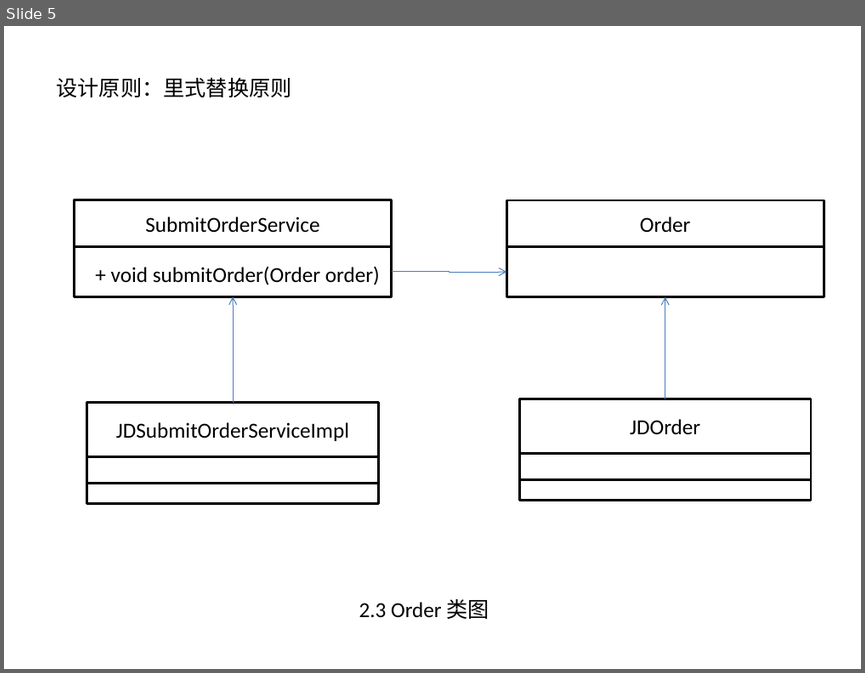
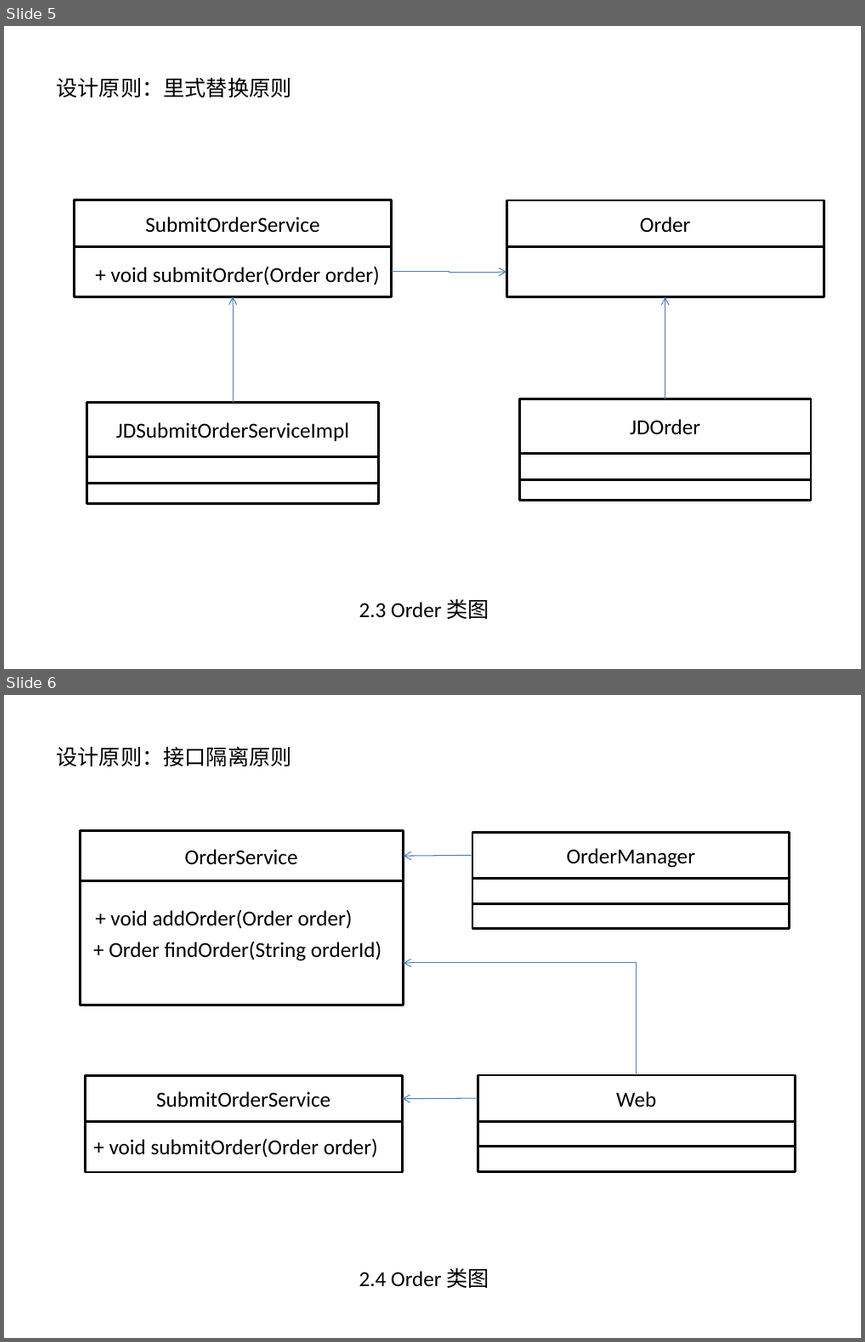
Before and after one commit to zdRan/OneMall, a slide deck: img/可编辑图片.pptx. Shown one above the other, each under a label of ours: slide 5 before the commit, slides 5 and 6 after it. The pictures are 865x673 and 865x1342 pixels, drawn with LibreOffice and Linux fonts; fonts in the diff are those of the drawing. Boxes give left, top, right and bottom in pixels: in the first picture for what was removed or moved away, otherwise in the second. Text is boxed around its words. In the diff, an @@ line names an element or a change of style, - is before the commit and + after.

Commit message:
添加类图

```diff
--- a/img/可编辑图片.pptx
+++ b/img/可编辑图片.pptx
@@ slide 6 added at box(4, 695, 861, 1338), background #FFFFFF @@
@@ text added at box(56, 746, 291, 766), 18 pt, text #000000 @@
+设计原则：接口隔离原则
@@ rectangle added at box(472, 832, 789, 879), fill #FFFFFF, outline #000000 2 pt, 18 pt, text #000000 @@
+OrderManager
@@ arrow added from (472, 855) to (404, 857), #4B7EBC 0.75 pt @@
@@ rectangle added at box(472, 879, 789, 929), fill #FFFFFF, outline #000000 2 pt @@
@@ rectangle added at box(472, 879, 789, 903), fill #FFFFFF, outline #000000 2 pt @@
@@ group added at box(80, 830, 403, 1004): 2 rectangles, 2 texts @@
+OrderService
++ void addOrder(Order order)
++ Order findOrder(String orderId)
@@ elbow arrow added from (636, 1075) to (404, 962), #4B7EBC 0.75 pt @@
@@ rectangle added at box(86, 1076, 403, 1122), fill #FFFFFF, outline #000000 2 pt, 18 pt, text #000000 @@
+SubmitOrderService
@@ rectangle added at box(477, 1075, 794, 1121), fill #FFFFFF, outline #000000 2 pt, 18 pt, text #000000 @@
+Web
@@ arrow added from (477, 1098) to (403, 1099), #4B7EBC 0.75 pt @@
@@ rectangle added at box(86, 1122, 403, 1172), fill #FFFFFF, outline #000000 2 pt @@
@@ rectangle added at box(477, 1121, 794, 1171), fill #FFFFFF, outline #000000 2 pt @@
@@ rectangle added at box(477, 1121, 794, 1145), fill #FFFFFF, outline #000000 2 pt @@
@@ text added at box(109, 1138, 378, 1157), 18 pt, text #000000 @@
++ void submitOrder(Order order)
@@ text added at box(359, 1268, 489, 1287), 18 pt, text #000000 @@
+2.4 Order 类图
```
Also in this commit, not shown: 3 other files.
